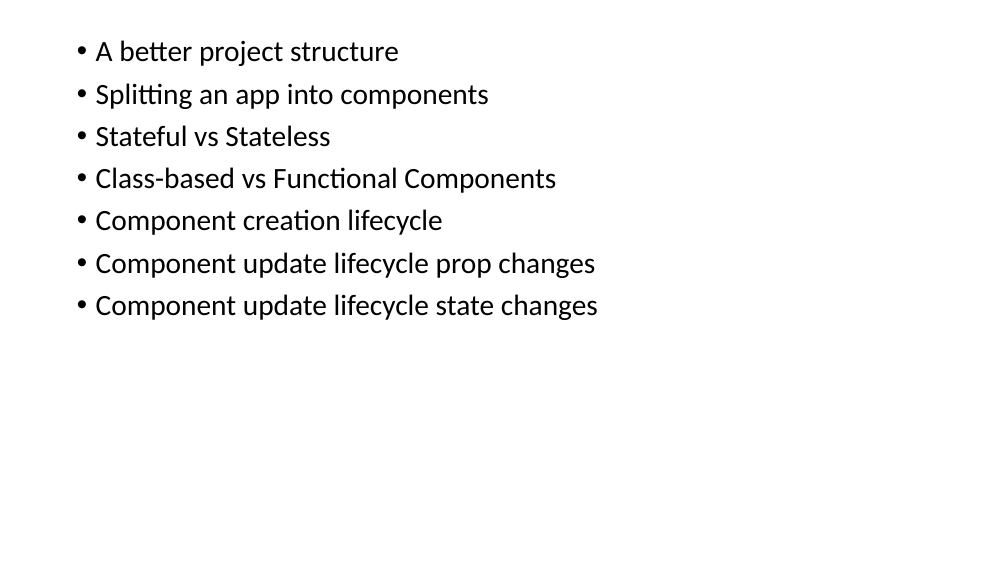
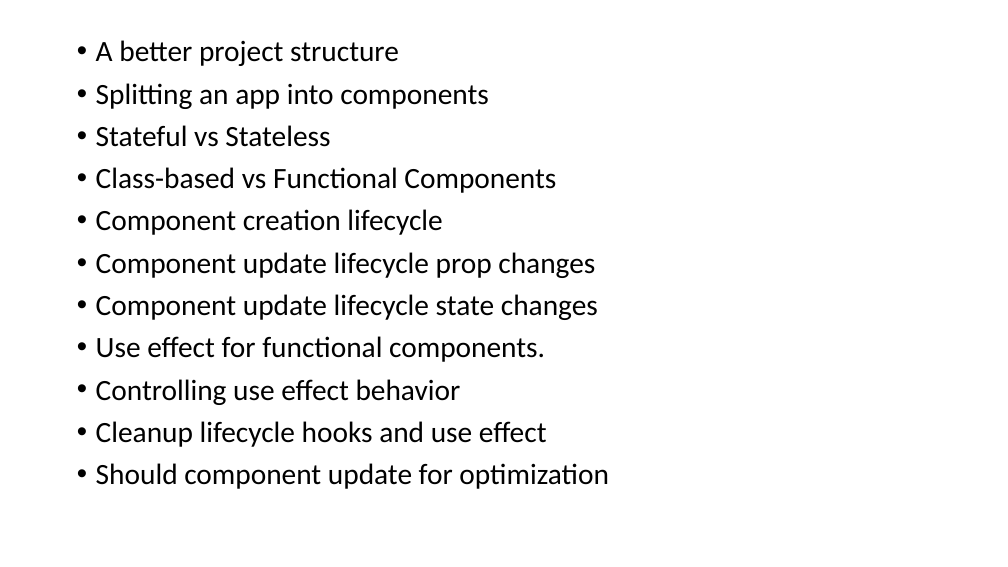
Before and after one commit to PiyushChaturvedii/Batch04, a slide deck: slide 11 of Reactjs.pptx. Drawn at 1008x567 pixels with LibreOffice and Linux fonts; fonts in the diff are those of the drawing. Boxes give left, top, right and bottom in pixels: in the first picture for what was removed or moved away, otherwise in the second. Text is boxed around its words. In the diff, an @@ line names an element or a change of style, - is before the commit and + after.

Commit message:
UseEffect

```diff
--- a/Reactjs.pptx
+++ b/Reactjs.pptx
@@ text at [96, 336, 609, 489]: paragraphs added @@
+• Use effect for functional components.
+• Controlling use effect behavior
+• Cleanup lifecycle hooks and use effect
+• Should component update for optimization
```
Also in this commit, not shown: 18 other files.
